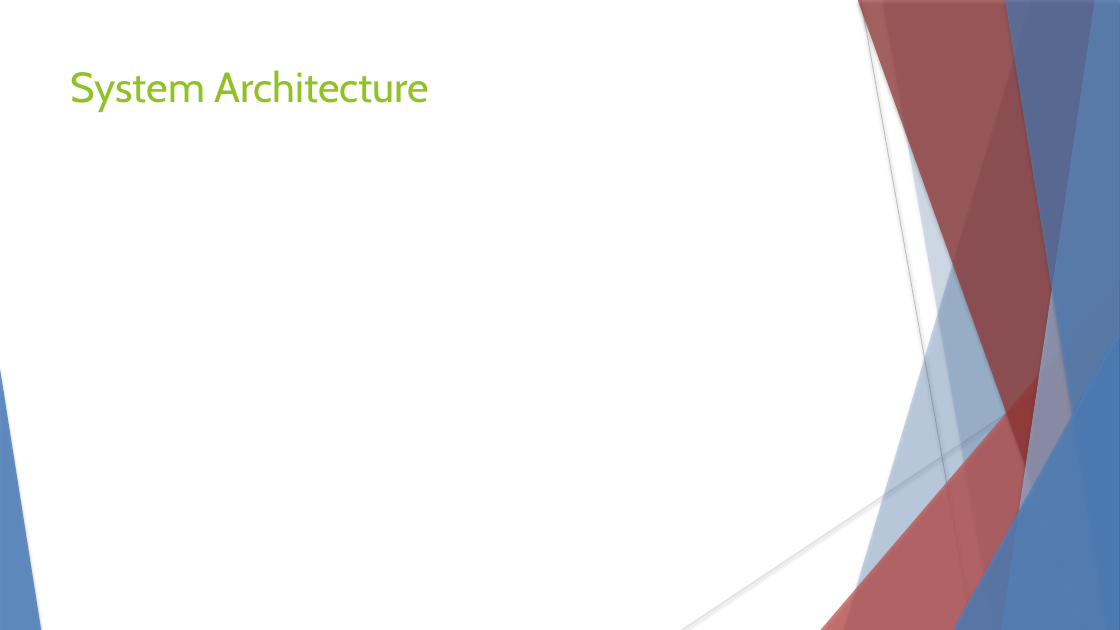
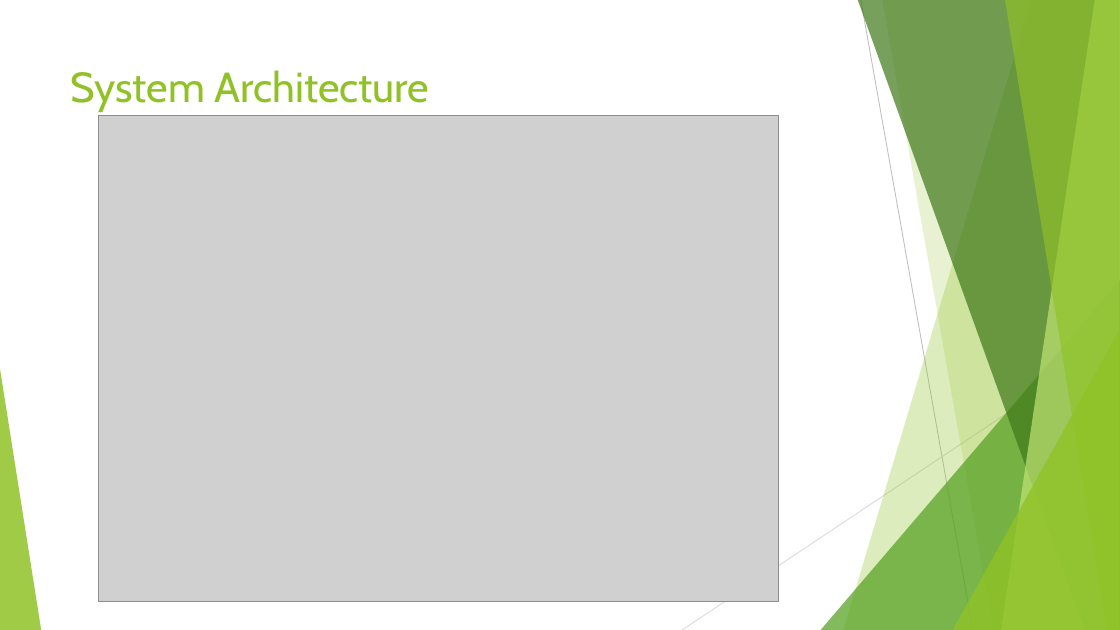
Before and after one commit to HodginAustin/Winter-Is-Coming, a slide deck: slide 7 of Documents/PresentationFall/Fall Presentation.pptx. Drawn at 1120x630 pixels with LibreOffice and Linux fonts; fonts in the diff are those of the drawing; grey boxes stand for pictures. Boxes give left, top, right and bottom in pixels: in the first picture for what was removed or moved away, otherwise in the second. Text is boxed around its words. In the diff, an @@ line names an element or a change of style, - is before the commit and + after.

```diff
--- a/Documents/PresentationFall/Fall Presentation.pptx
+++ b/Documents/PresentationFall/Fall Presentation.pptx
@@ freeform shape at (844, 0, 1120, 630): fill #4F81BD at 30% opacity to #90C226 at 30% opacity; shadow off @@
@@ freeform shape at (858, 0, 1120, 630): fill #953735 at 70% opacity to #3F7819 at 70% opacity; shadow off @@
@@ line (861, 0) - (973, 630): stroke #BFBFBF 0.74 pt to #BFBFBF 0.75 pt @@
@@ freeform shape at (882, 0, 1120, 630): fill #4F81BD at 20% opacity to #90C226 at 20% opacity; shadow off; outline redrawn @@
@@ freeform shape at (1002, 0, 1120, 630): fill #95B3D7 at 70% opacity to #C0E474 at 70% opacity; shadow off @@
@@ freeform shape at (1005, 0, 1120, 630): fill #4F81BD at 65% opacity to #90C226 at 65% opacity; shadow off @@
@@ picture added at (98, 116, 778, 602) @@
@@ triangle at (821, 280, 1120, 630): fill #C0504D at 72% opacity to #54A021 at 72% opacity; shadow off @@
@@ line (1120, 339) - (682, 630): stroke #D9D9D9 0.74 pt to #D9D9D9 0.75 pt @@
@@ triangle at (953, 330, 1120, 630): fill #4F81BD at 80% opacity to #90C226 at 80% opacity; shadow off @@
@@ triangle at (0, 369, 41, 630): fill #4F81BD at 85% opacity to #90C226 at 85% opacity; shadow off @@
```
Also in this commit, not shown: 8 other slides changed, 2 slides added.
